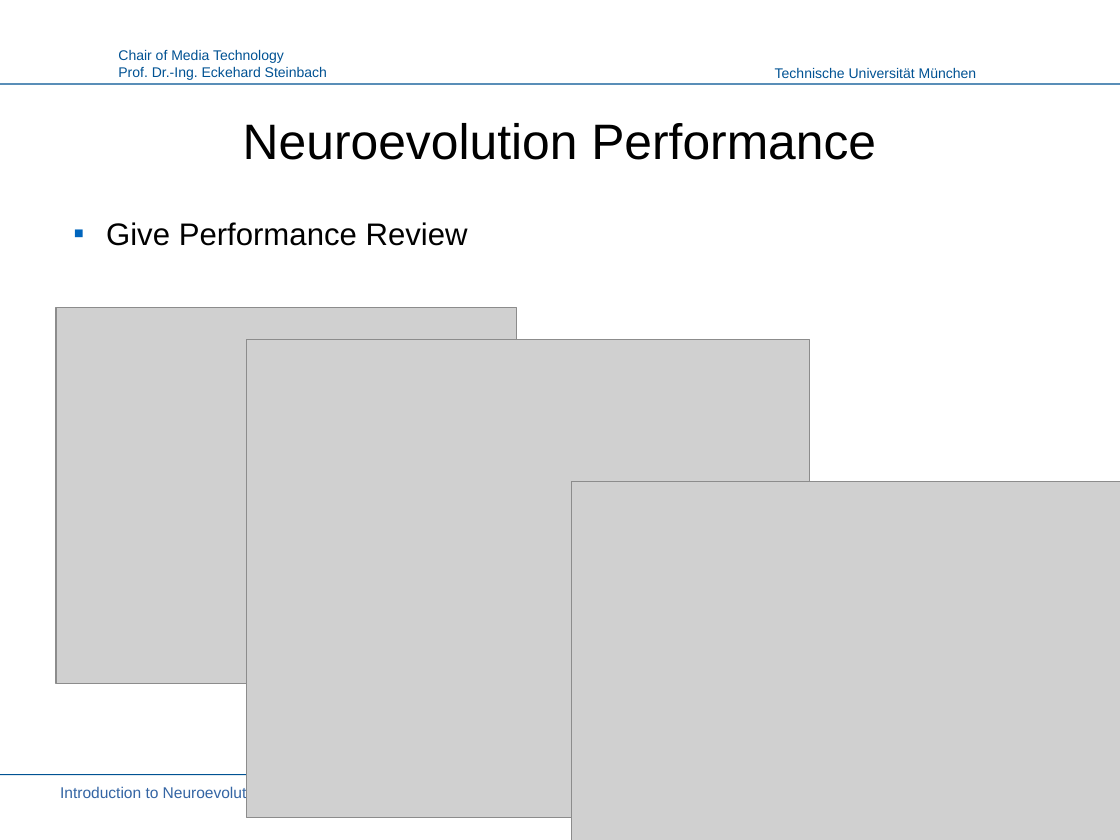
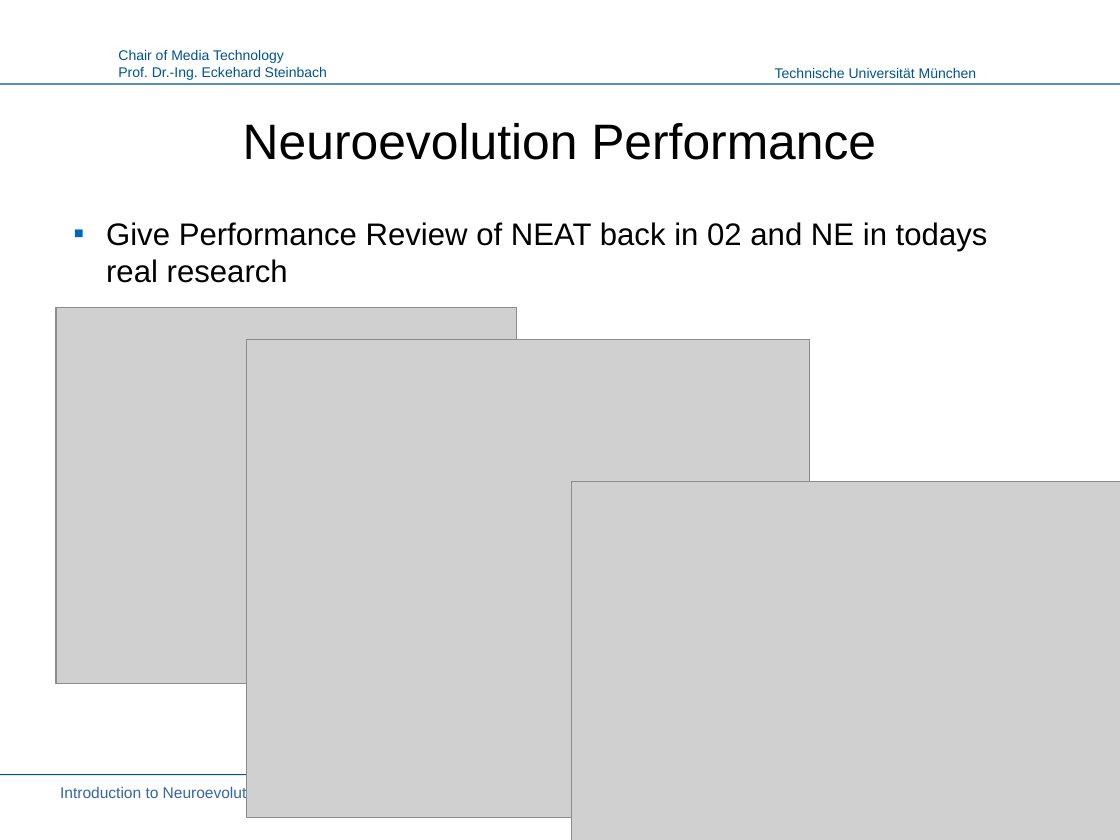
Before and after one commit to PaulPauls/Neuroevolution_of_Augmenting_Topologies_Paper, a slide deck: slide 21 of presentation/neuroevolution_presentation.odp (slide 19 before the commit). Drawn at 1120x840 pixels with LibreOffice and Linux fonts; fonts in the diff are those of the drawing; grey boxes stand for pictures; background and template pictures are left out. Boxes give left, top, right and bottom in pixels: in the first picture for what was removed or moved away, otherwise in the second. Text is boxed around its words. In the diff, an @@ line names an element or a change of style, - is before the commit and + after.

Commit message:
Iterate over presentation, adding some text from paper also applicable in presentation

```diff
--- a/presentation/neuroevolution_presentation.odp
+++ b/presentation/neuroevolution_presentation.odp
@@ text at box(106, 222, 988, 283): text changed @@
-▪ Give Performance Review
+▪ Give Performance Review of NEAT back in 02 and NE in todays real research
```
Also in this commit, not shown: 7 other slides changed, 2 slides added.
